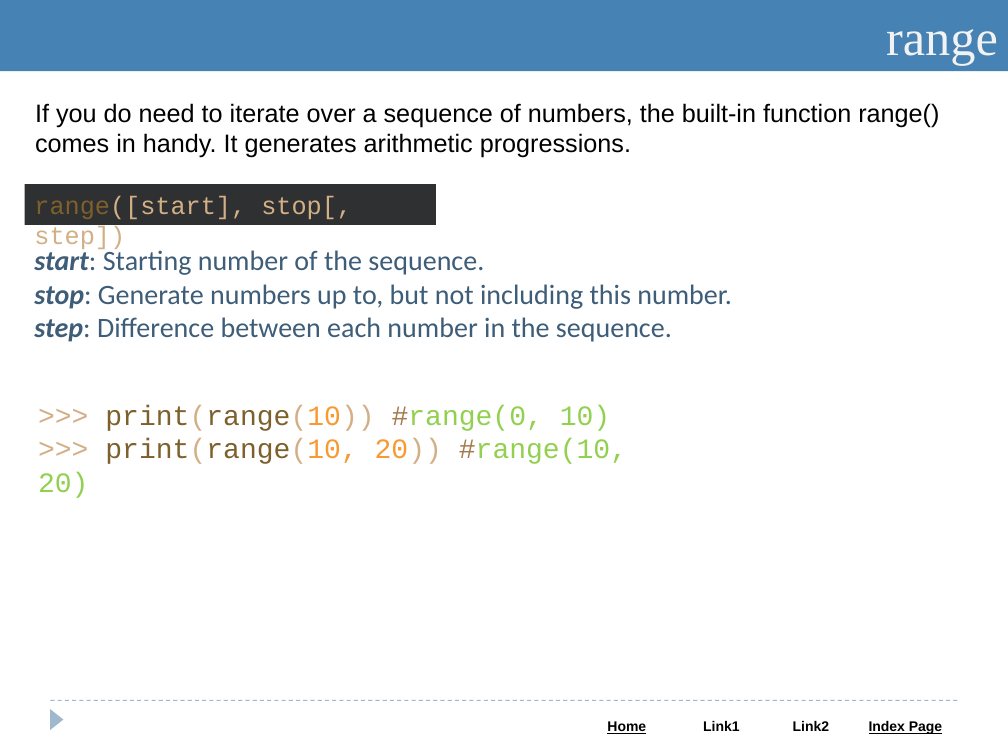
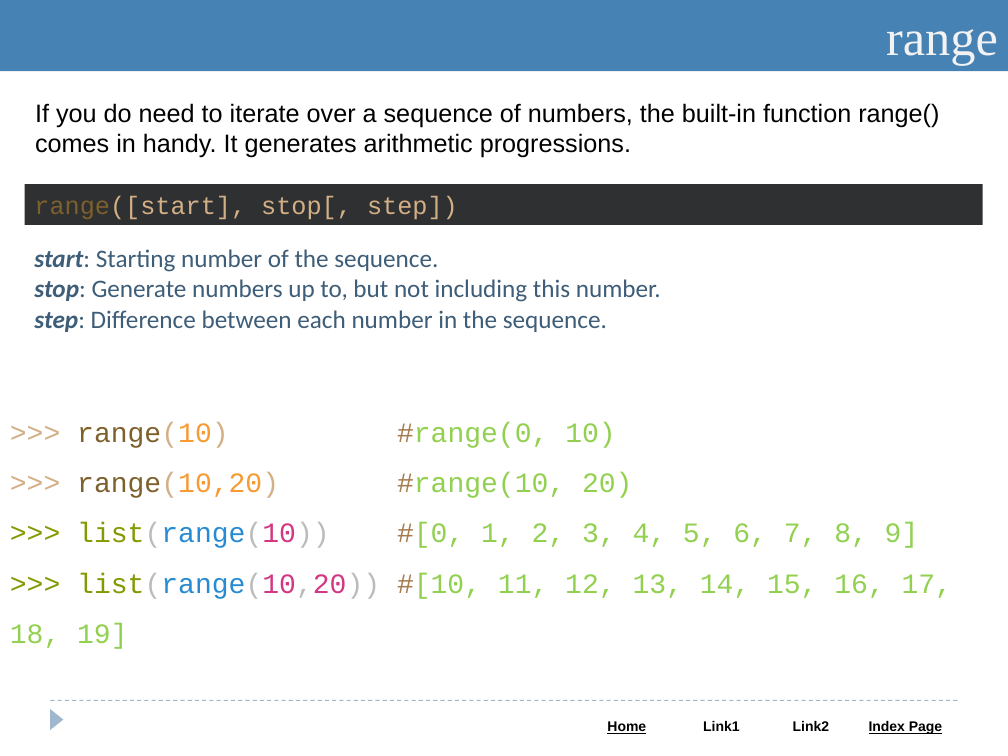
Before and after one commit to Saleel-Bagde/PPT-s, a slide deck: slide 32 of Python.pptx (slide 31 before the commit). Drawn at 1008x756 pixels with LibreOffice and Linux fonts; fonts in the diff are those of the drawing. Boxes give left, top, right and bottom in pixels: in the first picture for what was removed or moved away, otherwise in the second. Text is boxed around its words. In the diff, an @@ line names an element or a change of style, - is before the commit and + after.

```diff
--- a/Python.pptx
+++ b/Python.pptx
@@ rectangle "range([start], stop[, step])": place and size @@
-rectangle "range([start], stop[, step])" at (24,184,435,225)
+rectangle "range([start], stop[, step])" at (24,184,983,225)
@@ text "start: Starting number of the ..." at (34,249,661,332): size 20 to 18 pt @@
@@ text at (77,422,952,599): text changed @@
->>> print(range(10)) #range(0, 10)
->>> print(range(10, 20)) #range(10, 20)
+>>> range(10) #range(0, 10)
+>>> range(10,20) #range(10, 20)
+>>> list(range(10)) #[0, 1, 2, 3, 4, 5, 6, 7, 8, 9]
+>>> list(range(10,20)) #[10, 11, 12, 13, 14, 15, 16, 17, 18, 19]
```
Also in this commit, not shown: 12 other slides changed, 1 slide added, 2 other files.
